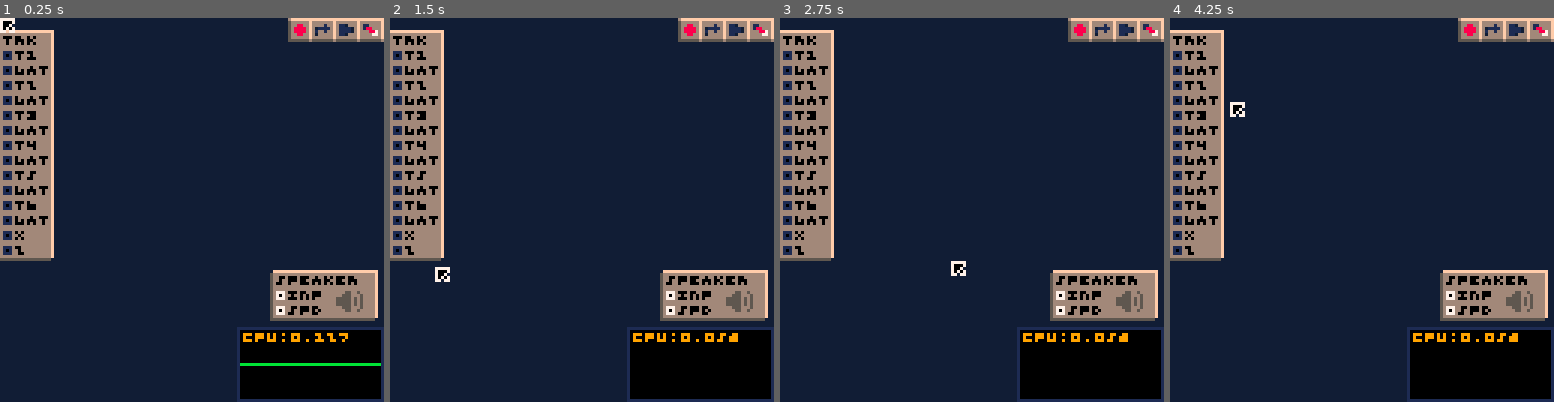
Above: before the commit, frames 1-4 (left to right).
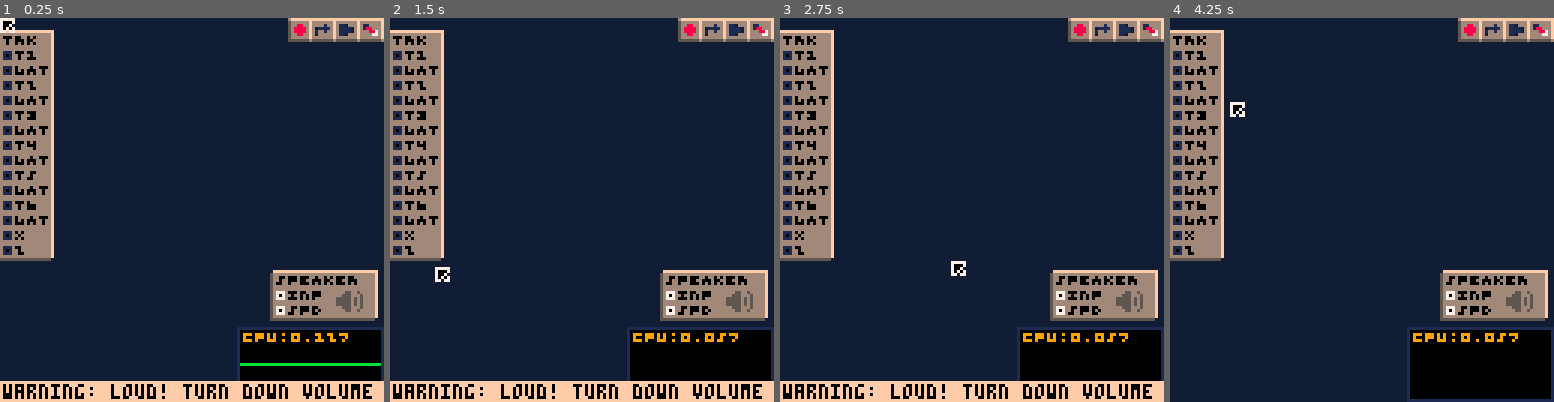
Above: after the commit, the same moments.

Repository: waporwave2/WWModular
Game: PICO-8 cartridge wwmodular.p8
Two runs of this game, one before a commit and one after it. Both use one fixed random seed, a clock stepped at 60 frames per second and the inputs below.
Inputs (mouse positions are in pixels of both pictures, inside the frame that each line leads up to):
- Up to frame 1 (0.25 s): no input
- Up to frame 2 (1.5 s): tap X (X key) at 0.33, 1.07 s; click (670, 121) at 0.67 s; tap O (Z key) at 0.7 s; click (436, 267) at 1.22 s
- Up to frame 3 (2.75 s): hold Right 1.6-2.1 s; tap O (Z key) at 1.7, 2.1, 2.5 s; click (887, 114) at 1.77 s; tap X (X key) at 1.85 s; hold Up 2.15-2.42 s; click (952, 259) at 2.32 s; hold Right from 2.47 s (still down)
- Up to frame 4 (4.25 s): click (1404, 106) at 2.87 s; tap O (Z key) every 0.4 s from 2.9 to 4.1 s; tap X (X key) at 2.97, 4.08 s; release Right at 3.03 s; hold Left 3.08-3.58 s; click (1465, 256) at 3.42 s; hold Down 3.63-3.97 s; click (1231, 102) at 3.97 s; hold Right from 4.02 s (still down)

The runs differ from the first frame. In frame 1, 4.8% of the frame differs, in the area x 0-100%, y 94-100%; in frame 2, 4.9%, in the area x 0-100%, y 82-100%; in frame 3, 4.9%; in frame 4, less than 0.1%.

Commit message:
remove tracing code

Diff:
--- a/src/dev.lua
+++ b/src/dev.lua
@@ -1,8 +1,6 @@
-dev=true
+-- dev=true
 dev_visualdebug=dev
 -- dev_palpersist=dev
-dev_nowarnloud=dev
-dev_sam=dev
 
 web_version=false
 -- 1d2b53
--- a/src/main.lua
+++ b/src/main.lua
@@ -1,6 +1,6 @@
 function _init()
-  if not dev_nowarnloud then
-    toast("warning: loud! turn down volume",240)
+  if not dev then
+    toast"warning: loud! turn down volume"
   end
 
   cartdata("wwmodular-1")
@@ -8,8 +8,6 @@
 
   speaker=new_speaker()
   leftbar=new_leftbar()
-
-  trace,retrace,trace_frame=nop,nop,nop
 
   -- palette
   pal(split"129,5,134,15,12,1,7,8,4,9,11,6,13,131,2",1)
@@ -30,25 +28,11 @@
 
 function menuitems()
   menuitem(1,"export",export_patch)
-  if dev then menutrace(2) end
   menuitem(3,"manage samples",ini_samplemode)
   menuitem(4,"---",function() return true end) --visual separation from p8 menu
 end
 
-function menutrace(menuix)
-  menuitem(menuix,trace==_trace and "∧trace stop" or "∧trace start",function()
-    if trace==_trace then
-      trace_stop()
-    else
-      trace_start()
-    end
-    menutrace(menuix)
-  end)
-end
-
 function _update60()
-  trace"_update60"
-
   upd_mouse()
   if stat(120) then handle_file() end
 
@@ -58,45 +42,34 @@
   local len=min(94,1536-stat(108))
   oscbuf={}
 
-  trace"_"
   for i=0,len-1 do
     -- play
     if playing then
-      -- retrace"play"
       play()
     end
 
     -- generate samples
-    -- retrace"generate"
     for mod in all(modules) do
       if mod.step then mod:step() end
     end
 
     -- visualize
-    -- retrace"visualize"
     local speaker_inp=mem[speaker.inp]
     if hqmode and #oscbuf <=46 and i%2==0 then
       add(oscbuf,speaker_inp)
     end
     poke(0x4300+i,(speaker_inp+1)*127.5)
   end
-  -- retrace"serial"
   serial(0x808,0x4300,len)
-  trace""
 
   if dev and btnp(4,1) and not upd~=upd_trackmode then
     -- debugmod(modules[held])
     hqmode=not hqmode
     toast(qq("hq?",hqmode))
   end
-  trace"" --update
 end
 function _draw()
-  trace"_draw"
-
   drw()
-
-  retrace"_draw_extra"
 
   --rcmenu
   if rcmenu!=nil then
@@ -114,8 +87,6 @@
 
   do_toast()
   -- drw_debug()
-  trace"" --draw
-  trace_frame()
 end
 
 function draw_toprightmenu()
